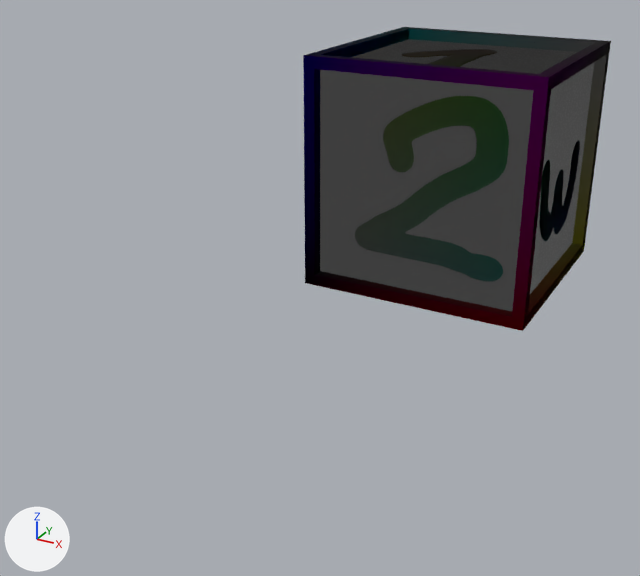
A saved change to the Blender file cube.blend.
Both versions are drawn from a 50 mm lens placed at (2.65, -7.35, 2.16), pointed at (-0.33, -1.95, -0.54). Lighting does not change. The marker at lower left points along +X, +Y and +Z.

Objects in the first picture: 'patate'.
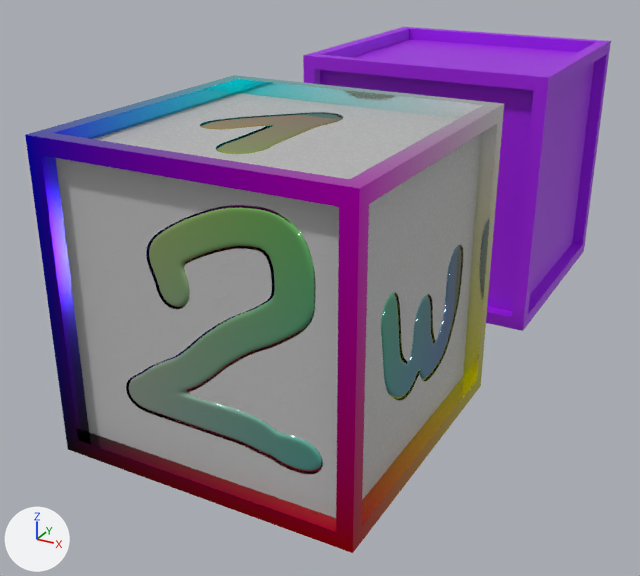
The change, as a diff of the scene's bpy script:
```diff
--- a/cube.blend.py
+++ b/cube.blend.py
@@ mat_border_baked @@
 mat_border_baked = principled_material('border_baked')
-mat_border_baked.base_color = (0.5, 0.5, 0.5)  # grey #bcbcbc
-mat_border_baked.roughness = 1.0
+mat_border_baked.base_color = (0.354, 0.00801, 0.8)  # purple #a116e7
@@ ob_patate @@
 ob_patate = bpy.data.objects.new('patate', me_alpha_0000)
-ob_patate.location = (0.0, 0.0, 0.0)
+ob_patate.location = (0.0, -3.0, 0.0)
```

Location of each change, [x1, y1, x2, y2] in pixels of the pictures (640 x 576 px):
'patate', moved
    before: [303, 27, 611, 331]
    after: [25, 75, 504, 553]
'baked', recoloured, surface changed
    both: [303, 27, 611, 331]
